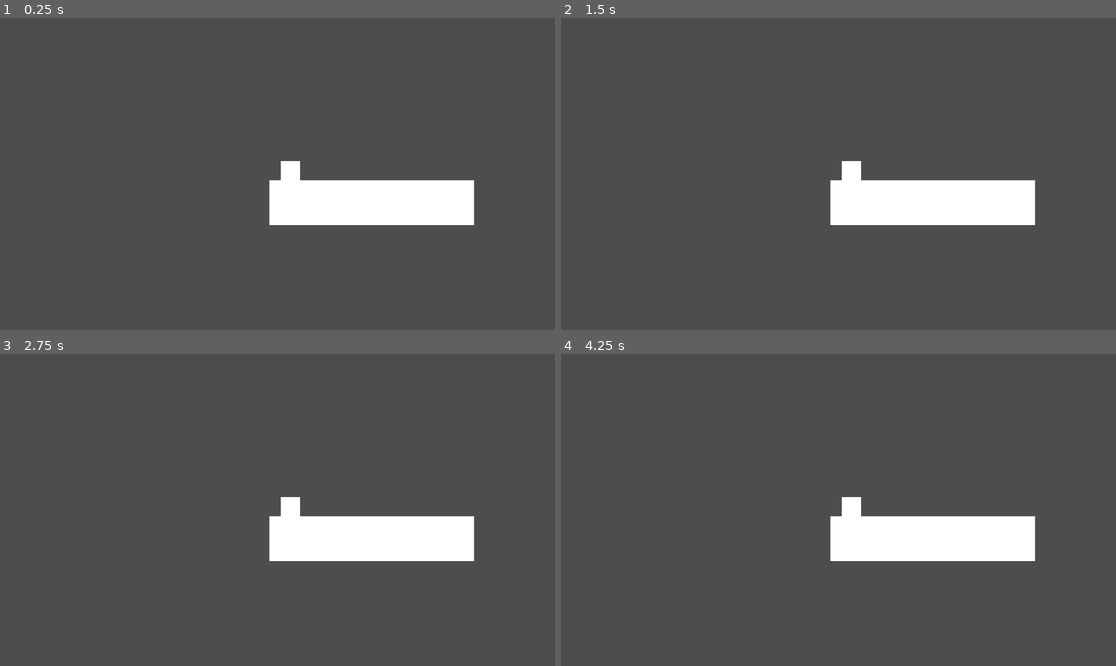
Above: before the commit, frames 1-4 (two rows, left to right).
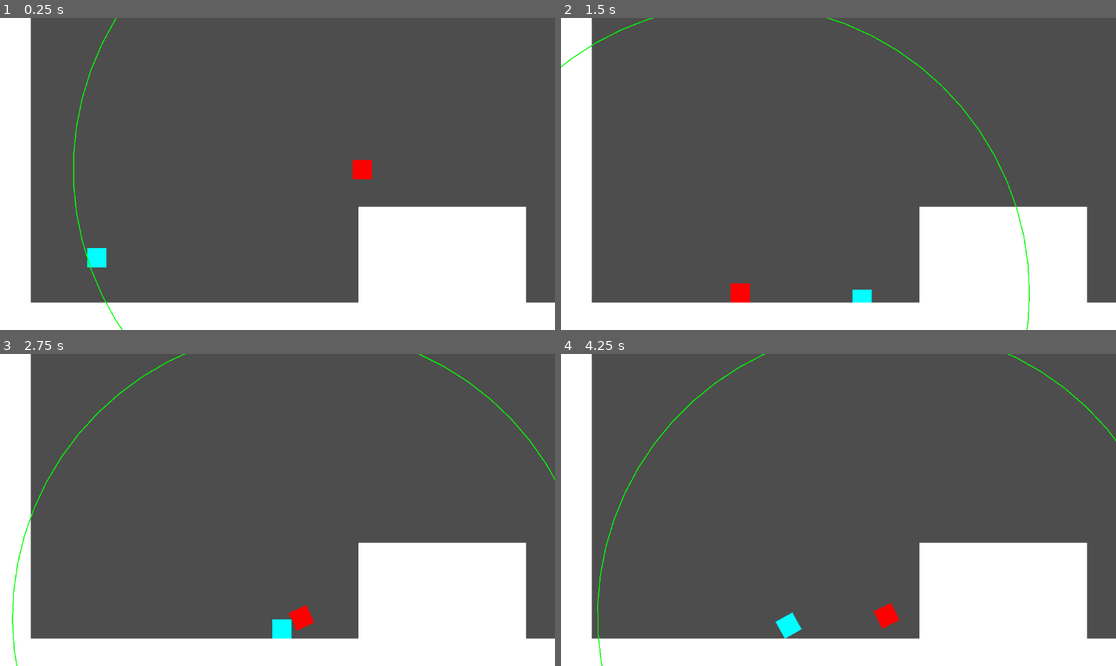
Above: after the commit, the same moments.

Repository: jamjammers/ShibaGodotProjects
Game: Godot game, scene res://mainScene.tscn
Same seed, same stepped clock (60 frames per second), same inputs: the game is played once before the commit and once after it.
Inputs:
- Up to frame 1 (0.25 s): no input
- Up to frame 2 (1.5 s): tap Enter at 0.5 s; hold D (moveRight) 0.53-1.28 s; hold Space (jump) 0.53-1.28 s; hold A (moveLeft) from 1.28 s (still down); tap Space (jump) at 1.35 s
- Up to frame 3 (2.75 s): tap Space (jump) at 1.52, 1.82 s; release A (moveLeft) at 2.03 s; hold D (moveRight) from 2.03 s (still down); hold Space (jump) from 2.03 s (still down)
- Up to frame 4 (4.25 s): release Space (jump) at 2.78 s; tap Space (jump) at 2.85, 3.02, 3.32 s; release D (moveRight) at 3.53 s; hold A (moveLeft) from 3.53 s (still down); hold Space (jump) from 3.53 s (still down)

The runs differ from the first frame. In frame 1, 27% of the frame differs, in the area x 0-100%, y 0-100%; in frame 2, 27%; in frame 3, 27%; in frame 4, 27%.

Commit message:
added basic enemy
I'm in pain

Diff:
--- a/yeaidk/assetScenes/Player.tscn
+++ b/yeaidk/assetScenes/Player.tscn
@@ -1,18 +1,29 @@
-[gd_scene load_steps=3 format=3 uid="uid://cchnc2wed5tb6"]
+[gd_scene load_steps=4 format=3 uid="uid://cchnc2wed5tb6"]
 
 [ext_resource type="Script" uid="uid://ccjmheubek61d" path="res://scripts/player.gd" id="1_fksrs"]
+
+[sub_resource type="PhysicsMaterial" id="PhysicsMaterial_fksrs"]
+friction = 0.0
 
 [sub_resource type="RectangleShape2D" id="RectangleShape2D_0rwas"]
 size = Vector2(40, 40)
 
 [node name="Player" type="RigidBody2D"]
 scale = Vector2(1.00164, 0.988798)
+physics_material_override = SubResource("PhysicsMaterial_fksrs")
+gravity_scale = 3.0
+contact_monitor = true
+max_contacts_reported = 10
 script = ExtResource("1_fksrs")
 
 [node name="ColorRect" type="ColorRect" parent="."]
 offset_right = 40.0
 offset_bottom = 40.0
+color = Color(0, 1, 1, 1)
 
 [node name="CollisionShape2D" type="CollisionShape2D" parent="."]
 position = Vector2(20, 20)
 shape = SubResource("RectangleShape2D_0rwas")
+
+[connection signal="body_shape_entered" from="." to="." method="_on_body_shape_entered"]
+[connection signal="body_shape_exited" from="." to="." method="_on_body_shape_exited"]
--- /dev/null
+++ b/yeaidk/assetScenes/enemy.tscn
@@ -0,0 +1,34 @@
+[gd_scene load_steps=4 format=3 uid="uid://ds7n8vkl416e3"]
+
+[ext_resource type="Script" uid="uid://cctdjmtraamx5" path="res://scripts/enemy.gd" id="1_vbccy"]
+
+[sub_resource type="RectangleShape2D" id="RectangleShape2D_7xaro"]
+size = Vector2(40, 40)
+
+[sub_resource type="CircleShape2D" id="CircleShape2D_vbccy"]
+radius = 600.0
+
+[node name="basicEnemy" type="RigidBody2D"]
+physics_interpolation_mode = 1
+collision_layer = 2
+continuous_cd = 2
+script = ExtResource("1_vbccy")
+
+[node name="ColorRect" type="ColorRect" parent="."]
+offset_left = -20.0
+offset_top = -20.0
+offset_right = 20.0
+offset_bottom = 20.0
+color = Color(1, 0, 0, 1)
+
+[node name="physicalCol" type="CollisionShape2D" parent="."]
+shape = SubResource("RectangleShape2D_7xaro")
+
+[node name="triggerArea" type="Area2D" parent="."]
+collision_layer = 2
+
+[node name="triggerCircle" type="CollisionShape2D" parent="triggerArea"]
+shape = SubResource("CircleShape2D_vbccy")
+
+[connection signal="body_entered" from="triggerArea" to="." method="_on_trigger_area_body_entered"]
+[connection signal="body_exited" from="triggerArea" to="." method="_on_trigger_area_body_exited"]
--- a/yeaidk/assetScenes/platform.tscn
+++ b/yeaidk/assetScenes/platform.tscn
@@ -1,11 +1,11 @@
 [gd_scene load_steps=3 format=3 uid="uid://b5og601fwewkl"]
-
-[sub_resource type="SegmentShape2D" id="SegmentShape2D_5ajho"]
-a = Vector2(0, 1)
-b = Vector2(40, 1)
 
 [sub_resource type="RectangleShape2D" id="RectangleShape2D_5ajho"]
 size = Vector2(40, 40)
+
+[sub_resource type="SegmentShape2D" id="SegmentShape2D_acfso"]
+a = Vector2(1, 0)
+b = Vector2(-39, 0)
 
 [node name="Platform" type="StaticBody2D"]
 
@@ -13,10 +13,10 @@
 offset_right = 40.0
 offset_bottom = 40.0
 
-[node name="Top" type="CollisionShape2D" parent="."]
-shape = SubResource("SegmentShape2D_5ajho")
-one_way_collision_margin = 0.0
-
 [node name="Body" type="CollisionShape2D" parent="."]
 position = Vector2(20, 20)
 shape = SubResource("RectangleShape2D_5ajho")
+
+[node name="Top" type="CollisionShape2D" parent="." groups=["groundTop"]]
+position = Vector2(39, 0)
+shape = SubResource("SegmentShape2D_acfso")
--- a/yeaidk/mainScene.tscn
+++ b/yeaidk/mainScene.tscn
@@ -1,15 +1,27 @@
-[gd_scene load_steps=3 format=3 uid="uid://bdmj1sekwkwdr"]
+[gd_scene load_steps=4 format=3 uid="uid://bdmj1sekwkwdr"]
 
 [ext_resource type="PackedScene" uid="uid://b5og601fwewkl" path="res://assetScenes/platform.tscn" id="1_iwpey"]
 [ext_resource type="PackedScene" uid="uid://cchnc2wed5tb6" path="res://assetScenes/Player.tscn" id="2_g4qto"]
+[ext_resource type="PackedScene" uid="uid://ds7n8vkl416e3" path="res://assetScenes/enemy.tscn" id="3_hr5et"]
 
 [node name="Scene" type="Node"]
 
 [node name="Platform" parent="." instance=ExtResource("1_iwpey")]
-position = Vector2(-17, 13)
-scale = Vector2(10.6356, 2.33216)
+position = Vector2(168, 68)
+scale = Vector2(8.69213, 15.2455)
 
 [node name="Player" parent="." instance=ExtResource("2_g4qto")]
-position = Vector2(7, -32)
+position = Vector2(-395, 69)
 
 [node name="Camera2D" type="Camera2D" parent="."]
+
+[node name="Platform2" parent="." instance=ExtResource("1_iwpey")]
+position = Vector2(-1300, 267)
+scale = Vector2(113.116, 5.43897)
+
+[node name="Platform3" parent="." instance=ExtResource("1_iwpey")]
+position = Vector2(-3758, -8758)
+scale = Vector2(81.1517, 232.426)
+
+[node name="basicEnemy" parent="." instance=ExtResource("3_hr5et")]
+position = Vector2(234, -3)
--- a/yeaidk/project.godot
+++ b/yeaidk/project.godot
@@ -23,6 +23,10 @@
 
 enabled=PackedStringArray("res://addons/godot_super-wakatime/plugin.cfg")
 
+[global_group]
+
+groundTop="groundTop"
+
 [input]
 
 moveRight={
--- /dev/null
+++ b/yeaidk/scripts/collider.gd
@@ -0,0 +1,5 @@
+extends Area2D
+
+func _ready() -> void:
+	add_to_group("groundTop")
+	get_child(0).add_to_group("groundTop")
--- /dev/null
+++ b/yeaidk/scripts/enemy.gd
@@ -0,0 +1,45 @@
+extends RigidBody2D
+var active := false
+var target: Node2D = null;
+var timer : float = 0.0;
+func _physics_process(delta):
+	timer -= delta
+	if(active and timer <0):
+		attack()
+		timer = 2
+
+func _draw():
+	draw_arc(Vector2.ZERO,
+		$triggerArea/triggerCircle.shape.radius,
+		0, TAU, 64,
+		Color.GREEN if active else Color.RED,
+		2.0)
+
+
+func attack():
+	if(target.position.x > position.x):
+		apply_central_impulse(Vector2(500,-300));
+	else:
+		apply_central_impulse(Vector2(-500,-300));
+
+
+func _on_trigger_area_body_entered(body: Node2D) -> void:
+	print(body.name+ " found")
+	if body.name == "Player":
+		active = true
+		target = body;
+		timer = maxf(timer, 0.1)
+
+		queue_redraw()
+
+
+
+
+func _on_trigger_area_body_exited(body: Node2D) -> void:
+	print(body.name+" lose")
+
+	if body.name == "Player":
+		active = false
+		target = null
+
+		queue_redraw()
--- a/yeaidk/scripts/player.gd
+++ b/yeaidk/scripts/player.gd
@@ -1,9 +1,45 @@
 extends RigidBody2D
 
+@export var speed = 600.0
+@export var acceleration = 6000.0
+@export var friction = 6000.0
 
-var airborne := true
-func _process(delta: float) -> void:
-	if Input.is_action_just_pressed("jump"):
-		apply_central_force(Vector2(500, 0))
+var airborne := false
+var jumping := false
+func _process(_delta: float) -> void:
 
-	pass
+	#jump initial
+	if Input.is_action_just_pressed("jump") and (not airborne):
+		apply_central_impulse(Vector2(0, -1000))
+		jumping = true
+
+func _physics_process(delta):
+
+	#jumpy floaty
+	if !Input.is_action_pressed("jump") or linear_velocity.y > 0:
+		jumping = false
+	elif jumping:
+		apply_central_force(Vector2(0, -1000))
+	var input_dir = Input.get_axis("moveLeft", "moveRight")
+
+	if input_dir != 0:
+		# Accelerate toward target speed
+		linear_velocity.x = move_toward(linear_velocity.x, input_dir * speed, acceleration * delta)
+	else:
+		# Friction when no input
+		linear_velocity.x = move_toward(linear_velocity.x, 0, friction * delta)
+
+
+
+func _on_body_shape_entered(body_rid: RID, body: Node, body_shape_index: int, local_shape_index: int) -> void:
+	var shape_owner :Node = body.shape_owner_get_owner(body.shape_find_owner(body_shape_index))
+	if(shape_owner.is_in_group("groundTop")):
+		#print(" grounded")
+		airborne = false
+
+
+func _on_body_shape_exited(body_rid: RID, body: Node, body_shape_index: int, local_shape_index: int) -> void:
+	var shape_owner :Node = body.shape_owner_get_owner(body.shape_find_owner(body_shape_index))
+	if(shape_owner.is_in_group("groundTop")):
+		#print(" not grounded")
+		airborne = true
Not shown, added: yeaidk/scripts/collider.gd.uid
Not shown, added: yeaidk/scripts/enemy.gd.uid
